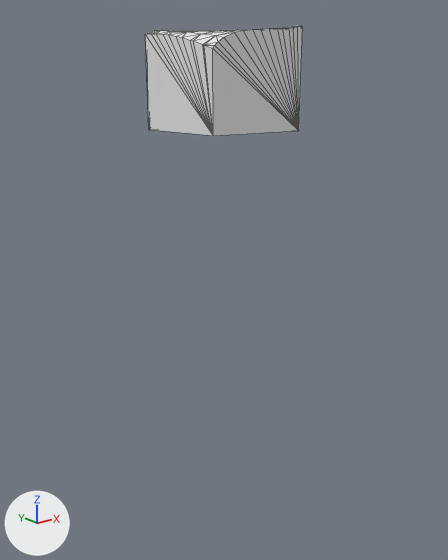
Two versions of the glTF model assets/terrain/surface_pieces/surf_1_11.glb, one commit apart.
Both versions are drawn from a camera (50 mm lens) standing at (-121.1, 29.1, -18.0) and looking at (-102.4, 52.6, -27.4). Every picture has the same lights, and +X, +Y and +Z are marked at lower left. The picture after the commit comes second. Mesh edges are drawn as thin lines. Where no turn or scale is listed for an object, it has been applied to the vertices.

Before the edit, the objects in view are built like this:
```python
me_geometry_0 = bpy.data.meshes.new('geometry_0')
me_geometry_0.from_pydata(...)  # 96 vertices, 188 faces; spans x -105.0..-100.0, y 50.0..55.0, z -20.0..-15.48
ob_geometry_0 = bpy.data.objects.new('geometry_0', me_geometry_0)
ob_geometry_0.location = (0.0, 0.0, 0.0)
```
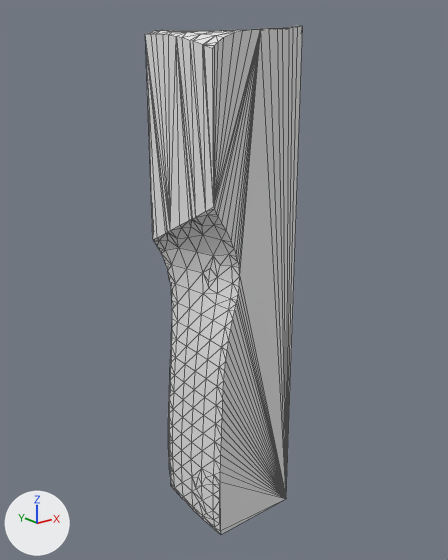
Boxes [x1, y1, x2, y2] around the edits, measured in the pictures (448 x 560 px):
```json
{"object": "geometry_0", "change": "reshaped", "before": [145, 26, 303, 136], "after": [145, 26, 303, 534], "on screen": "359% taller"}
```

Scene script edits in JSON lines:
```json
{"block": "me_geometry_0", "where": "# used by ob_geometry_0; location = (0.0, 0.0, 0.0)"}
{"op": "remove", "block": "me_geometry_0", "code": "me_geometry_0.from_pydata(...)  # 96 vertices, 188 faces; spans x -105.0..-100.0, y 50.0..55.0, z -20.0..-15.48"}
{"op": "add", "block": "me_geometry_0", "code": "me_geometry_0.from_pydata(...)  # 297 vertices, 590 faces; spans x -105.0..-100.0, y 50.0..55.0, z -40.0..-15.48"}
{"block": "me_geometry_0", "change": "me_geometry_0 part 1"}
{"block": "me_geometry_0", "change": "4 vertices are removed from x -105.0..-100.0, y 50.0..55.0, z -20.0"}
{"block": "me_geometry_0", "change": "66 faces are deleted"}
{"block": "me_geometry_0", "change": "200 vertices are added at x -105.0..-100.0, y 50.0..55.0, z -40.0..-22.96"}
{"block": "me_geometry_0", "change": "5 new vertices lie (0.07, 1.0, 0.0) away from vertices in x -104.54..-104.18, y 50.48..52.48, z -34.83..-30.85"}
{"block": "me_geometry_0", "change": "468 new faces join them"}
```
